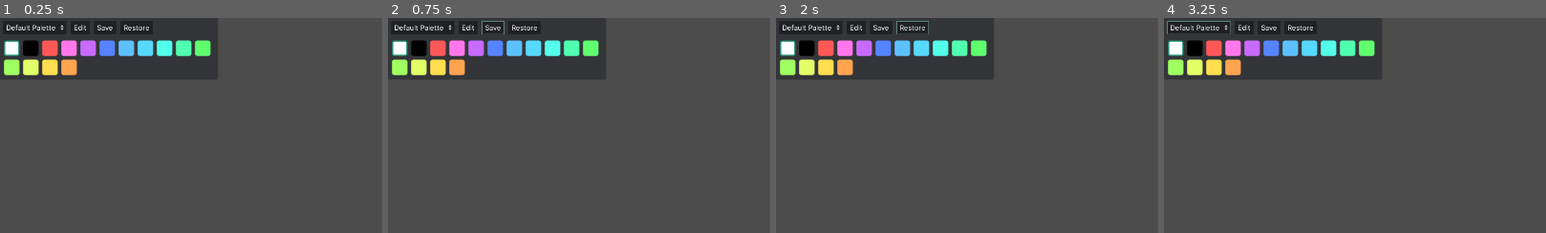
Above: before the commit, frames 1-4 (left to right).
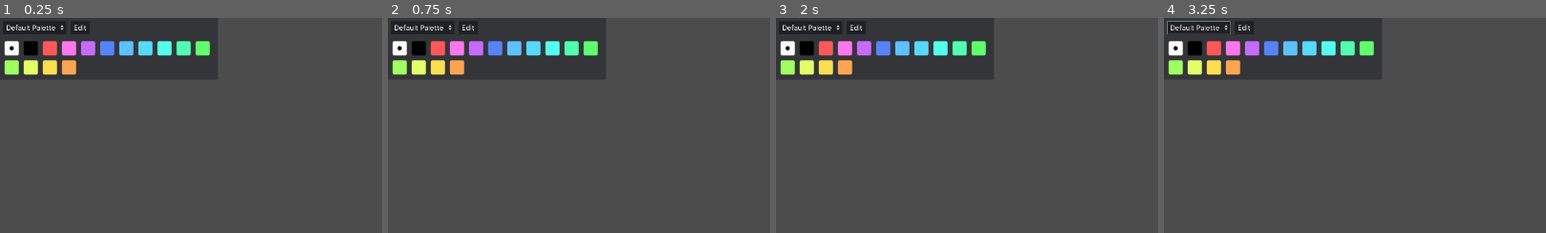
Above: after the commit, the same moments.

Repository: Epsilon0xCell/Lorien
Game: Godot game, scene res://UI/ColorPalettePicker.tscn
Same seed, same stepped clock (60 frames per second), same inputs: the game is played once before the commit and once after it. This scene is started directly instead of the project's main scene.
Inputs (mouse positions are % of the whole screen's width and height, from its top left):
- Up to frame 1 (0.25 s): no input
- Up to frame 2 (0.75 s): click (14, 2) at 0.5 s, where only the run before the commit has a clickable "Save"
- Up to frame 3 (2 s): click (18, 2) at 1.25 s, where only the run before the commit has a clickable "Restore"
- Up to frame 4 (3.25 s): click "Default Palette" at 2 s; click "Edit" at 2.75 s
The pictures show only the part of the screen within x 0-50%, y 0-50%; the shares and areas given below are measured in that part.

The runs differ from the first frame. In frame 1, 1.6% of the frame differs, in the area x 1-56%, y 3-27%; in frame 2, 1.6%; in frame 3, 1.6%, in the area x 1-56%, y 1-27%; in frame 4, 1.6%.

Commit message:
Improved palette button selection

Diff:
--- a/lorien/Main.tscn
+++ b/lorien/Main.tscn
@@ -70,10 +70,10 @@
 }
 
 [node name="ColorPicker" type="ColorPicker" parent="BackgroundColorPickerPopup/PanelContainer"]
-margin_left = 560.0
-margin_top = 560.0
-margin_right = 870.001
-margin_bottom = 976.0
+margin_left = 568.0
+margin_top = 568.0
+margin_right = 878.001
+margin_bottom = 984.0
 edit_alpha = false
 presets_enabled = false
 presets_visible = false
--- a/lorien/UI/ColorPalettePicker.tscn
+++ b/lorien/UI/ColorPalettePicker.tscn
@@ -49,7 +49,6 @@
 [node name="PaletteSelectionButton" type="OptionButton" parent="MarginContainer/VBoxContainer/Buttons"]
 margin_right = 26.0
 margin_bottom = 25.0
-selected = 0
 __meta__ = {
 "_edit_use_anchors_": false
 }
@@ -60,20 +59,6 @@
 margin_bottom = 25.0
 hint_tooltip = "Change the currently seleted color"
 text = "Edit"
-
-[node name="SavePaletteButton" type="Button" parent="MarginContainer/VBoxContainer/Buttons"]
-margin_left = 78.0
-margin_right = 120.0
-margin_bottom = 25.0
-hint_tooltip = "Saves the palette colors"
-text = "Save"
-
-[node name="RestorePaletteButton" type="Button" parent="MarginContainer/VBoxContainer/Buttons"]
-margin_left = 128.0
-margin_right = 189.0
-margin_bottom = 25.0
-hint_tooltip = "Restores factory colors of the palette"
-text = "Restore"
 
 [node name="HSeparator" type="HSeparator" parent="MarginContainer/VBoxContainer"]
 margin_top = 29.0
--- a/lorien/UI/Components/PaletteButton.gd
+++ b/lorien/UI/Components/PaletteButton.gd
@@ -1,15 +1,12 @@
 class_name PaletteButton
 extends Control
-
-# -------------------------------------------------------------------------------------------------
-const OUTLINE_COLOR := Config.DEFAULT_SELECTION_COLOR
 
 # -------------------------------------------------------------------------------------------------
 signal pressed
 
 # -------------------------------------------------------------------------------------------------
 onready var _color_texture: TextureRect = $Color
-onready var _outline_texture: TextureRect = $Outline
+onready var _selection_texture: TextureRect = $Selection
 
 var selected := false setget set_selected
 var color := Color.white setget set_color
@@ -21,16 +18,35 @@
 # -------------------------------------------------------------------------------------------------
 func set_selected(s: bool) -> void:
 	selected = s
-	_outline_texture.modulate = OUTLINE_COLOR if selected else color
+	_selection_texture.modulate = _get_selection_color() if selected else color
 
 # -------------------------------------------------------------------------------------------------
 func set_color(c: Color) -> void:
 	color = c
 	_color_texture.modulate = c
 	if !selected:
-		_outline_texture.modulate = c
+		_selection_texture.modulate = c
+
+# -------------------------------------------------------------------------------------------------
+func _get_selection_color() -> Color:
+	var v := color.inverted().v
+	return Color(v, v, v)
+
+# -------------------------------------------------------------------------------------------------
+func _get_hover_color() -> Color:
+	var v := color.darkened(0.1).inverted().v
+	return Color(v, v, v)
 
 # -------------------------------------------------------------------------------------------------
 func _on_PaletteButton_gui_input(event: InputEvent) -> void:
 	if event is InputEventMouseButton && !event.pressed && event.button_index == BUTTON_LEFT:
 		emit_signal("pressed")
+
+# -------------------------------------------------------------------------------------------------
+func _on_PaletteButton_mouse_entered() -> void:
+	if !selected:
+		_selection_texture.modulate = _get_hover_color()
+
+# -------------------------------------------------------------------------------------------------
+func _on_PaletteButton_mouse_exited() -> void:
+	_selection_texture.modulate = _get_selection_color() if selected else color
--- a/lorien/UI/Components/PaletteButton.tscn
+++ b/lorien/UI/Components/PaletteButton.tscn
@@ -1,6 +1,6 @@
 [gd_scene load_steps=4 format=2]
 
-[ext_resource path="res://Assets/Icons/palette_button_outline.png" type="Texture" id=1]
+[ext_resource path="res://Assets/Icons/dot.png" type="Texture" id=1]
 [ext_resource path="res://Assets/Icons/palette_button.png" type="Texture" id=2]
 [ext_resource path="res://UI/Components/PaletteButton.gd" type="Script" id=3]
 
@@ -23,12 +23,20 @@
 "_edit_use_anchors_": false
 }
 
-[node name="Outline" type="TextureRect" parent="."]
-margin_right = 32.0
-margin_bottom = 32.0
+[node name="Selection" type="TextureRect" parent="."]
+anchor_left = 0.5
+anchor_top = 0.5
+anchor_right = 0.5
+anchor_bottom = 0.5
+margin_left = -4.0
+margin_top = -4.0
+margin_right = 4.0
+margin_bottom = 4.0
 texture = ExtResource( 1 )
 __meta__ = {
 "_edit_use_anchors_": false
 }
 
 [connection signal="gui_input" from="." to="." method="_on_PaletteButton_gui_input"]
+[connection signal="mouse_entered" from="." to="." method="_on_PaletteButton_mouse_entered"]
+[connection signal="mouse_exited" from="." to="." method="_on_PaletteButton_mouse_exited"]
Binary file added: lorien/Assets/Icons/dot.png
Not shown, changed: lorien/Assets/Icons/dot.png.import
Binary file removed: lorien/Assets/Icons/palette_button_outline.png
Not shown, changed: art/custom_icons.afdesign
